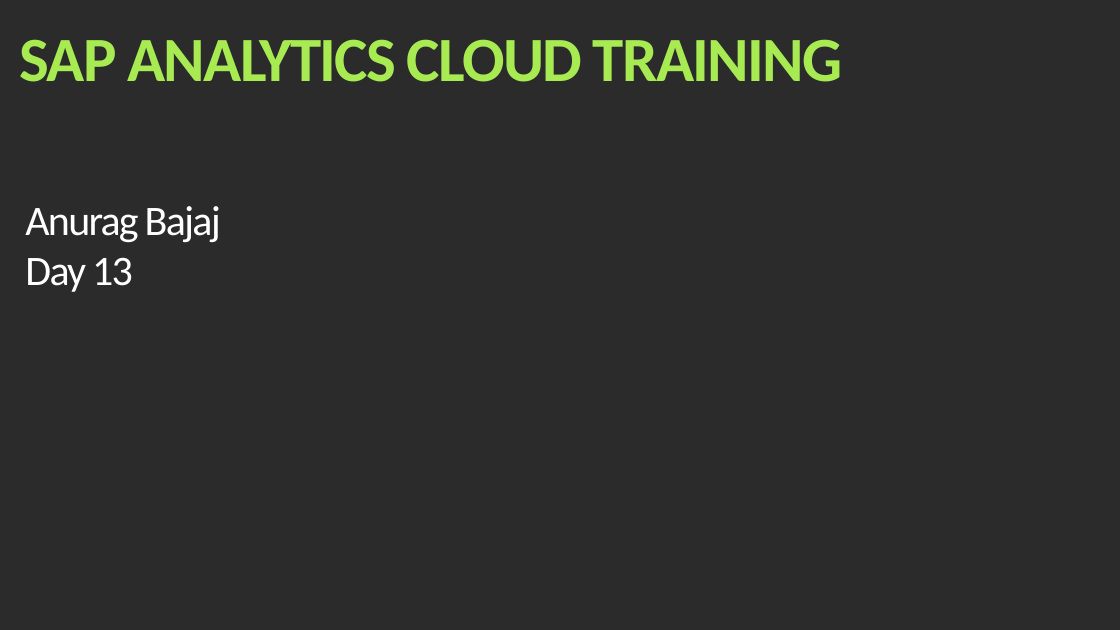
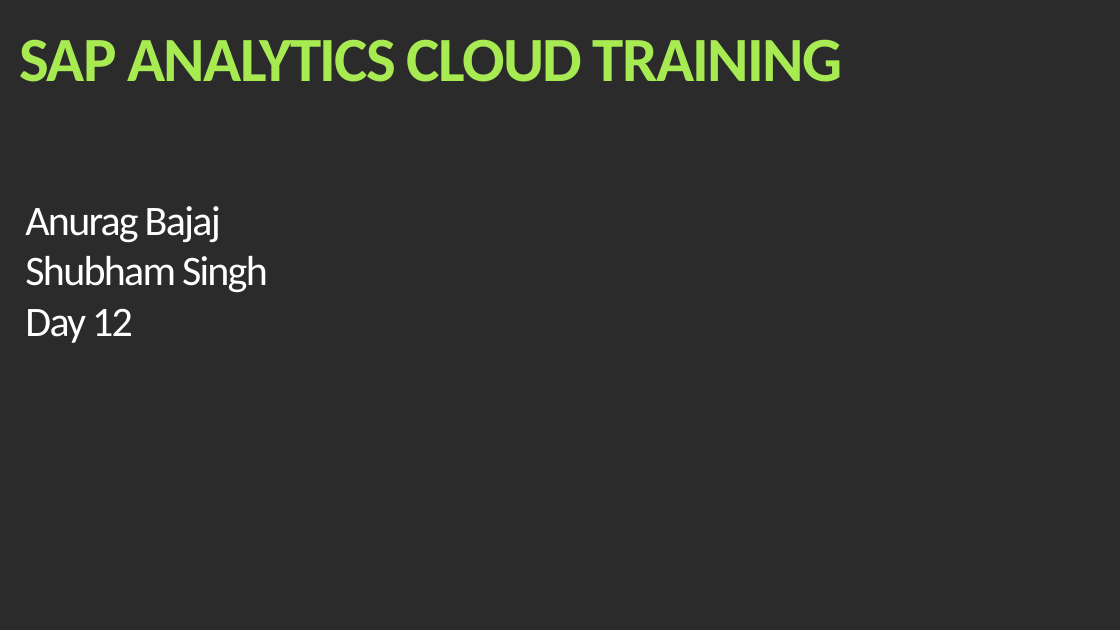
Before and after one commit to soyuztechnologies/SAC_SaamaTechnologies, a slide deck: slide 1 of day 12/SAC_Training Day 12.pptx. Drawn at 1120x630 pixels with LibreOffice and Linux fonts; fonts in the diff are those of the drawing; background and template pictures are left out; a plain dark background stands for a picture behind light text. Boxes give left, top, right and bottom in pixels: in the first picture for what was removed or moved away, otherwise in the second. Text is boxed around its words. In the diff, an @@ line names an element or a change of style, - is before the commit and + after.

```diff
--- a/day 12/SAC_Training Day 12.pptx
+++ b/day 12/SAC_Training Day 12.pptx
@@ text at (25,256,268,343): text changed @@
-Day 13
+Shubham Singh
+Day 12
```
Also in this commit, not shown: 5 other slides changed, 4 slides added, 1 slide removed, 6 other files.
